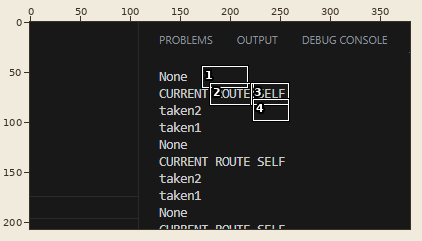
Sprite sheet: CaughtImage.png. Above, an overview of the earlier version with the close-up marked.
Close-up. As it was:
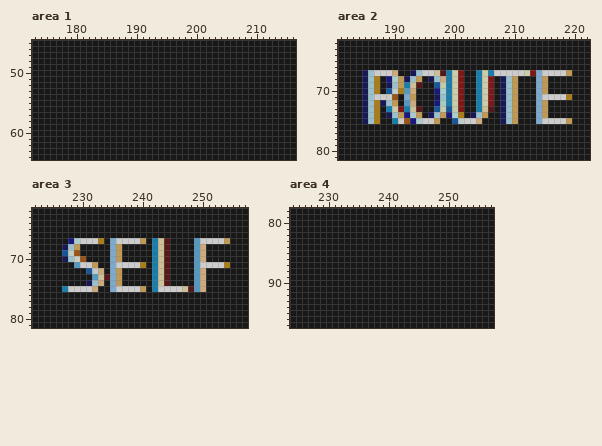
The file is 380x207 pixels. Shown: area 1: x 173..216, y 45..64; area 2: x 181..222, y 62..81; area 3: x 222..257, y 62..81; area 4: x 224..257, y 78..97. The commit also changed other parts of the picture, which this record leaves out.
And afterwards:
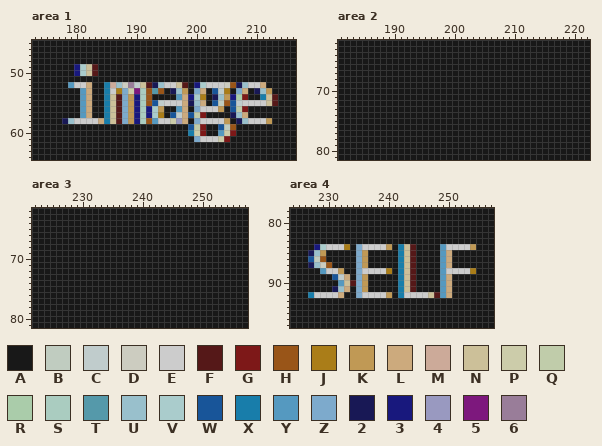
Palette (. is transparent): A #181818  B #c0ccc0  C #c0cccc  D #ccccc0  E #cccccc  F #551818  G #7d1818  H #995518  J #aa7d18  K #c09955  L #ccaa7d  M #ccaa99  N #ccc099  P #ccccaa  Q #c0ccaa  R #aaccaa  S #aaccc0  T #5599aa  U #99c0cc  V #aacccc  W #185599  X #187daa  Y #5599c0  Z #7daacc  2 #181855  3 #18187d  4 #9999c0  5 #7d187d  6 #997d99
From old to new:
Changed rows in their new state; - is an unchanged pixel.
Area 1:
first column x 178:
49 --3VNF------------------------------
50 --3VNF------------------------------
52 -YEEL--XMUD6CNF2UEENF-3VEEEDH2UEEL--
53 ---YL--XEJZP5SHTH-2UK-ZL-WCJ-ZL-2UK-
54 ---YL--XNFZK3SH----YL3VJ-2UK3RG--XNF
55 ---YL--XNFZK3SHWCEEEL2UL-WBHWCEEEENF
56 ---YL--XNFZK3S3VK--YL-ZEEEK-WQG-----
57 ---YL--XNFZK3S3VJ-WCLWQG----2UL-----
58 2UEEEELXNFZK3SHYEEP4L-ZEEEEK-2UEEEK-
59 ---------------------WQG--WBH-------
60 ---------------------XPG--YPG-------
61 ----------------------ZEEEPG--------
Area 2:
first column x 185:
67 AAAAAA--AAAAAAAAA--AAAAAAAAAAAAAAAA
68 AAA-AAAAAA-AAAAAA--AAA-AAA---AA----
69 AAA-AAAAAA--AAAAA--AAA-AAA---AA----
70 AAA-AAAAA---AAAAA--AAA-AAA---AA----
71 AAAAAA-AA---AAAAA--AAA-AAA---AAAAAA
72 AAAAAA-AA---AAAAA--AAA-AAA---AA----
73 AAA-AAAAAA--AAAAA--AAA-AAA---AA----
74 AAA-AAAAAA-AAAAAA-AAA--AAA---AA----
75 AAA--AAAAAAAA--AAAAA---AAA---AAAAAA
Area 3:
first column x 227:
67 -AAAAAA-AAAAAA-AAA----AAAAAA
68 AAA-----AA-----AAA----AA----
69 AAA-----AA-----AAA----AA----
70 AAAA----AA-----AAA----AA----
71 --AAAA--AAAAAA-AAA----AAAAAA
72 ----AAA-AA-----AAA----AA----
73 -----AAAAA-----AAA----AA----
74 ----AAA-AA-----AAA----AA----
75 AAAAAA--AAAAAA-AAAAAAAAA----
Area 4:
first column x 227:
84 -3VEEEJ-ZEEEEK-XNF----YEEEEK
85 2UK-----ZK-----XNF----YL----
86 WBH-----ZK-----XNF----YL----
87 2UDH----ZK-----XNF----YL----
88 --YEEK--ZEEEEJ-XNF----YEEEEJ
89 ----WCL-ZK-----XNF----YL----
90 -----YNFZK-----XNF----YL----
91 ----2UL-ZK-----XNF----YL----
92 XEEEEL--ZEEEEK-XEEEENFYL----
Pixel boxes of the changes (left, top, right, bottom) in both close-ups:
changed: (62, 64, 278, 142)
changed: (362, 70, 572, 124)
changed: (62, 238, 230, 292)
changed: (308, 244, 476, 298)
